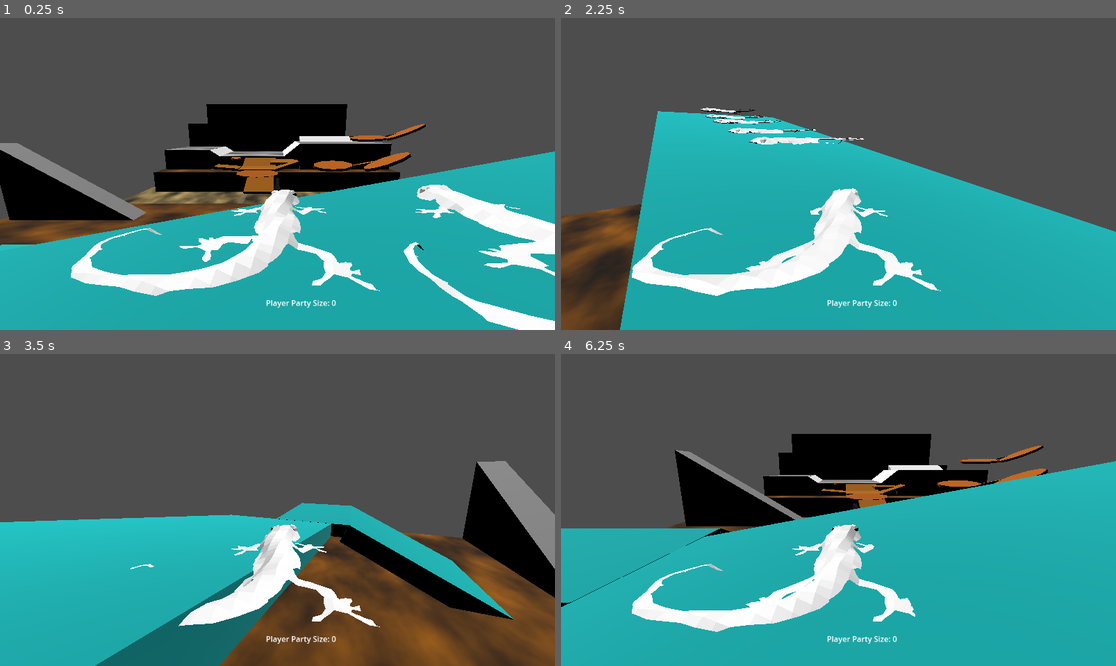
Above: before the commit, frames 1-4 (two rows, left to right).
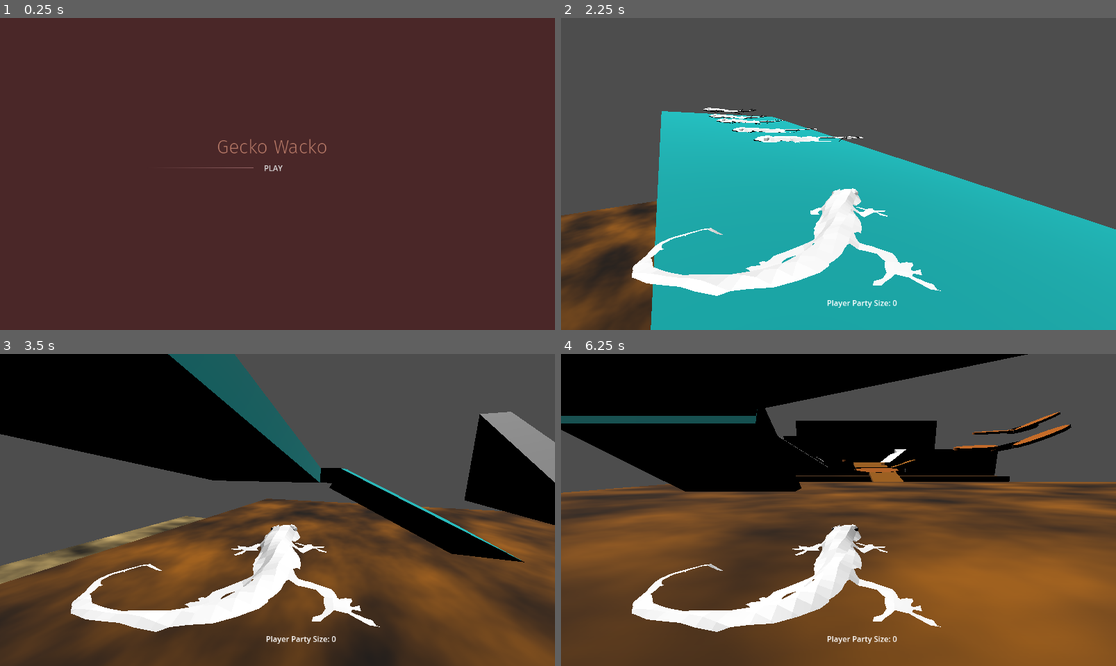
Above: after the commit, the same moments.

Repository: b10-jvz/GMTK-Game-Jam-2024
Game: Godot game, scene res://scenes/menus/home.tscn
Two runs of this game, one before a commit and one after it. Both use one fixed random seed, a clock stepped at 60 frames per second and the inputs below. Before the commit the project starts from res://scenes/levels/slab-level/slab-level.tscn.
Inputs (mouse positions are in pixels of both pictures, inside the frame that each line leads up to):
- Up to frame 1 (0.25 s): no input
- Up to frame 2 (2.25 s): click (783, 167) at 0.5 s, where only the run after the commit has a clickable "PLAY"; tap Enter (ui_accept) at 1.25, 1.35, 1.52, 1.82, 2.1 s; hold Right (ui_right) 1.28-2.03 s; hold Down (ui_down) from 2.03 s (still down)
- Up to frame 3 (3.5 s): tap Enter (ui_accept) at 2.27, 2.57, 2.85 s; release Down (ui_down) at 2.78 s; hold Right (ui_right) from 2.78 s (still down)
- Up to frame 4 (6.25 s): release Right (ui_right) at 3.53 s; hold Up (ui_up) 3.53-4.28 s; tap Enter (ui_accept) at 3.6, 3.77, 4.07, 4.35, 4.52, 4.82, 5.1, 5.27, 5.57, 5.85 s; hold Left (ui_left) 4.28-5.78 s; hold Down (ui_down) from 5.78 s (still down)

The runs differ from the first frame. In frame 1, 99% of the frame differs, in the area x 0-100%, y 0-100%; in frame 2, 2.8%; in frame 3, 61%; in frame 4, 75%.

Commit message:
Fixed gravity and disabled jump

Diff:
--- a/gekkocrescsendo/FancyPlayer.tscn
+++ b/gekkocrescsendo/FancyPlayer.tscn
@@ -1,7 +1,8 @@
-[gd_scene load_steps=8 format=3 uid="uid://6fmg8wklvy1t"]
+[gd_scene load_steps=9 format=3 uid="uid://6fmg8wklvy1t"]
 
 [ext_resource type="Script" path="res://scenes/levels/character_body_3d.gd" id="1_sjjkj"]
 [ext_resource type="PackedScene" uid="uid://c1l8wfna72n2v" path="res://player/assets/gecko.glb" id="2_iwcx8"]
+[ext_resource type="Script" path="res://character_body_3d.gd" id="3_h363g"]
 
 [sub_resource type="SphereShape3D" id="SphereShape3D_1v64q"]
 radius = 0.644001
@@ -108,4 +109,7 @@
 [node name="RockFollowNode" type="Node3D" parent="."]
 transform = Transform3D(1, 0, 0, 0, 1, 0, 0, 0, 1, 0, 0, -6.40011)
 
+[node name="CharacterBody3D" type="CharacterBody3D" parent="."]
+script = ExtResource("3_h363g")
+
 [connection signal="body_entered" from="TouchArea" to="." method="_on_touch_area_body_entered"]
--- /dev/null
+++ b/gekkocrescsendo/character_body_3d.gd
@@ -0,0 +1,28 @@
+extends CharacterBody3D
+
+
+const SPEED = 5.0
+const JUMP_VELOCITY = 4.5
+
+
+func _physics_process(delta: float) -> void:
+	# Add the gravity.
+	if not is_on_floor():
+		velocity += get_gravity() * delta
+
+	# Handle jump.
+	if Input.is_action_just_pressed("ui_accept") and is_on_floor():
+		velocity.y = JUMP_VELOCITY
+
+	# Get the input direction and handle the movement/deceleration.
+	# As good practice, you should replace UI actions with custom gameplay actions.
+	var input_dir := Input.get_vector("ui_left", "ui_right", "ui_up", "ui_down")
+	var direction := (transform.basis * Vector3(input_dir.x, 0, input_dir.y)).normalized()
+	if direction:
+		velocity.x = direction.x * SPEED
+		velocity.z = direction.z * SPEED
+	else:
+		velocity.x = move_toward(velocity.x, 0, SPEED)
+		velocity.z = move_toward(velocity.z, 0, SPEED)
+
+	move_and_slide()
--- a/gekkocrescsendo/project.godot
+++ b/gekkocrescsendo/project.godot
@@ -11,7 +11,7 @@
 [application]
 
 config/name="GekkoCrescsendo"
-run/main_scene="res://scenes/levels/slab-level/slab-level.tscn"
+run/main_scene="res://scenes/menus/home.tscn"
 config/features=PackedStringArray("4.3", "Forward Plus")
 config/icon="res://icon.svg"
 
@@ -26,38 +26,3 @@
 [filesystem]
 
 import/blender/enabled=false
-
-[input]
-
-ui_left={
-"deadzone": 0.5,
-"events": [Object(InputEventKey,"resource_local_to_scene":false,"resource_name":"","device":0,"window_id":0,"alt_pressed":false,"shift_pressed":false,"ctrl_pressed":false,"meta_pressed":false,"pressed":false,"keycode":4194319,"physical_keycode":0,"key_label":0,"unicode":0,"location":0,"echo":false,"script":null)
-, Object(InputEventJoypadButton,"resource_local_to_scene":false,"resource_name":"","device":0,"button_index":13,"pressure":0.0,"pressed":false,"script":null)
-, Object(InputEventJoypadMotion,"resource_local_to_scene":false,"resource_name":"","device":0,"axis":0,"axis_value":-1.0,"script":null)
-, Object(InputEventKey,"resource_local_to_scene":false,"resource_name":"","device":-1,"window_id":0,"alt_pressed":false,"shift_pressed":false,"ctrl_pressed":false,"meta_pressed":false,"pressed":false,"keycode":0,"physical_keycode":65,"key_label":0,"unicode":97,"location":0,"echo":false,"script":null)
-]
-}
-ui_right={
-"deadzone": 0.5,
-"events": [Object(InputEventKey,"resource_local_to_scene":false,"resource_name":"","device":0,"window_id":0,"alt_pressed":false,"shift_pressed":false,"ctrl_pressed":false,"meta_pressed":false,"pressed":false,"keycode":4194321,"physical_keycode":0,"key_label":0,"unicode":0,"location":0,"echo":false,"script":null)
-, Object(InputEventJoypadButton,"resource_local_to_scene":false,"resource_name":"","device":0,"button_index":14,"pressure":0.0,"pressed":false,"script":null)
-, Object(InputEventJoypadMotion,"resource_local_to_scene":false,"resource_name":"","device":0,"axis":0,"axis_value":1.0,"script":null)
-, Object(InputEventKey,"resource_local_to_scene":false,"resource_name":"","device":-1,"window_id":0,"alt_pressed":false,"shift_pressed":false,"ctrl_pressed":false,"meta_pressed":false,"pressed":false,"keycode":0,"physical_keycode":68,"key_label":0,"unicode":100,"location":0,"echo":false,"script":null)
-]
-}
-ui_up={
-"deadzone": 0.5,
-"events": [Object(InputEventKey,"resource_local_to_scene":false,"resource_name":"","device":0,"window_id":0,"alt_pressed":false,"shift_pressed":false,"ctrl_pressed":false,"meta_pressed":false,"pressed":false,"keycode":4194320,"physical_keycode":0,"key_label":0,"unicode":0,"location":0,"echo":false,"script":null)
-, Object(InputEventJoypadButton,"resource_local_to_scene":false,"resource_name":"","device":0,"button_index":11,"pressure":0.0,"pressed":false,"script":null)
-, Object(InputEventJoypadMotion,"resource_local_to_scene":false,"resource_name":"","device":0,"axis":1,"axis_value":-1.0,"script":null)
-, Object(InputEventKey,"resource_local_to_scene":false,"resource_name":"","device":-1,"window_id":0,"alt_pressed":false,"shift_pressed":false,"ctrl_pressed":false,"meta_pressed":false,"pressed":false,"keycode":0,"physical_keycode":87,"key_label":0,"unicode":119,"location":0,"echo":false,"script":null)
-]
-}
-ui_down={
-"deadzone": 0.5,
-"events": [Object(InputEventKey,"resource_local_to_scene":false,"resource_name":"","device":0,"window_id":0,"alt_pressed":false,"shift_pressed":false,"ctrl_pressed":false,"meta_pressed":false,"pressed":false,"keycode":4194322,"physical_keycode":0,"key_label":0,"unicode":0,"location":0,"echo":false,"script":null)
-, Object(InputEventJoypadButton,"resource_local_to_scene":false,"resource_name":"","device":0,"button_index":12,"pressure":0.0,"pressed":false,"script":null)
-, Object(InputEventJoypadMotion,"resource_local_to_scene":false,"resource_name":"","device":0,"axis":1,"axis_value":1.0,"script":null)
-, Object(InputEventKey,"resource_local_to_scene":false,"resource_name":"","device":-1,"window_id":0,"alt_pressed":false,"shift_pressed":false,"ctrl_pressed":false,"meta_pressed":false,"pressed":false,"keycode":0,"physical_keycode":83,"key_label":0,"unicode":115,"location":0,"echo":false,"script":null)
-]
-}
--- a/gekkocrescsendo/scenes/levels/character_body_3d.gd
+++ b/gekkocrescsendo/scenes/levels/character_body_3d.gd
@@ -1,6 +1,6 @@
 extends CharacterBody3D
 class_name FancyPlayer
-const SPEED = 400.0
+const SPEED = 8
 const JUMP_VELOCITY = 4.5
 const ROTATION_SPEED = 3.0
 
@@ -24,34 +24,24 @@
 	if not is_on_floor():
 		velocity += get_gravity() * delta
 
-	# Handle jump.
-	#if Input.is_action_just_pressed("ui_accept") and is_on_floor():
-		#velocity.y = JUMP_VELOCITY
 	$gecko/AnimationPlayer.play("Armature_006")
 
 	if Input.is_action_pressed("ui_left"):
 		rotate_y(ROTATION_SPEED * delta)
-		#velocity.x = direction.x * SPEED
-		#velocity.z = direction.z * SPEED
 	if Input.is_action_pressed("ui_right"):
 		rotate_y(-ROTATION_SPEED * delta)
 
-	if Input.is_action_pressed("ui_up"):
-		velocity = global_transform.basis.z.normalized() * SPEED * delta * -1
-
-	if Input.is_action_pressed("ui_down"):
-		velocity = global_transform.basis.z.normalized() * SPEED * delta
-
-	if !Input.is_action_pressed("ui_up") and !Input.is_action_pressed("ui_down"):
+	var input_dir := Input.get_axis("ui_up", "ui_down")
+	var direction := (transform.basis * Vector3(0, 0,input_dir)).normalized()
+	if direction:
+		velocity.x = direction.x * SPEED
+		velocity.z = direction.z * SPEED
+	else:
 		velocity.x = move_toward(velocity.x, 0, SPEED)
 		velocity.z = move_toward(velocity.z, 0, SPEED)
-
 	if !Input.is_anything_pressed():
 		$gecko/AnimationPlayer.pause()
 
-	#else:
-		#velocity.x = move_toward(velocity.x, 0, SPEED)
-		#velocity.z = move_toward(velocity.z, 0, SPEED)
 
 	move_and_slide()
 
@@ -85,7 +75,6 @@
 func _input(event: InputEvent) -> void:
 	if(event.is_action_pressed("ui_select")):
 		var boulderThreshold = lookingAt.TargetNodes.size()
-
 		for i in range (0,boulderThreshold):
 			var partyMemberToDeploy = MyParty.pop_back()
 			if partyMemberToDeploy == null:
--- a/gekkocrescsendo/scenes/menus/button.gd
+++ b/gekkocrescsendo/scenes/menus/button.gd
@@ -1,4 +1,4 @@
 extends Button
 
 func _on_pressed() -> void:
-	await SceneHelper.change_scenes(get_tree(), "res://scenes/levels/canyon.tscn");
+	await SceneHelper.change_scenes(get_tree(), "res://scenes/levels/slab-level/slab-level.tscn");
--- a/gekkocrescsendo/scenes/menus/home.tscn
+++ b/gekkocrescsendo/scenes/menus/home.tscn
@@ -35,7 +35,7 @@
 offset_top = 225.0
 offset_right = 772.0
 offset_bottom = 310.0
-text = "Gecko Crescendo"
+text = "Gecko Wacko"
 label_settings = SubResource("LabelSettings_w2tb8")
 horizontal_alignment = 1
 vertical_alignment = 1
Not shown, changed: gekkocrescsendo/player/assets/gecko.fbx.import
Not shown, changed: gekkocrescsendo/player/assets/gecko.glb.import
